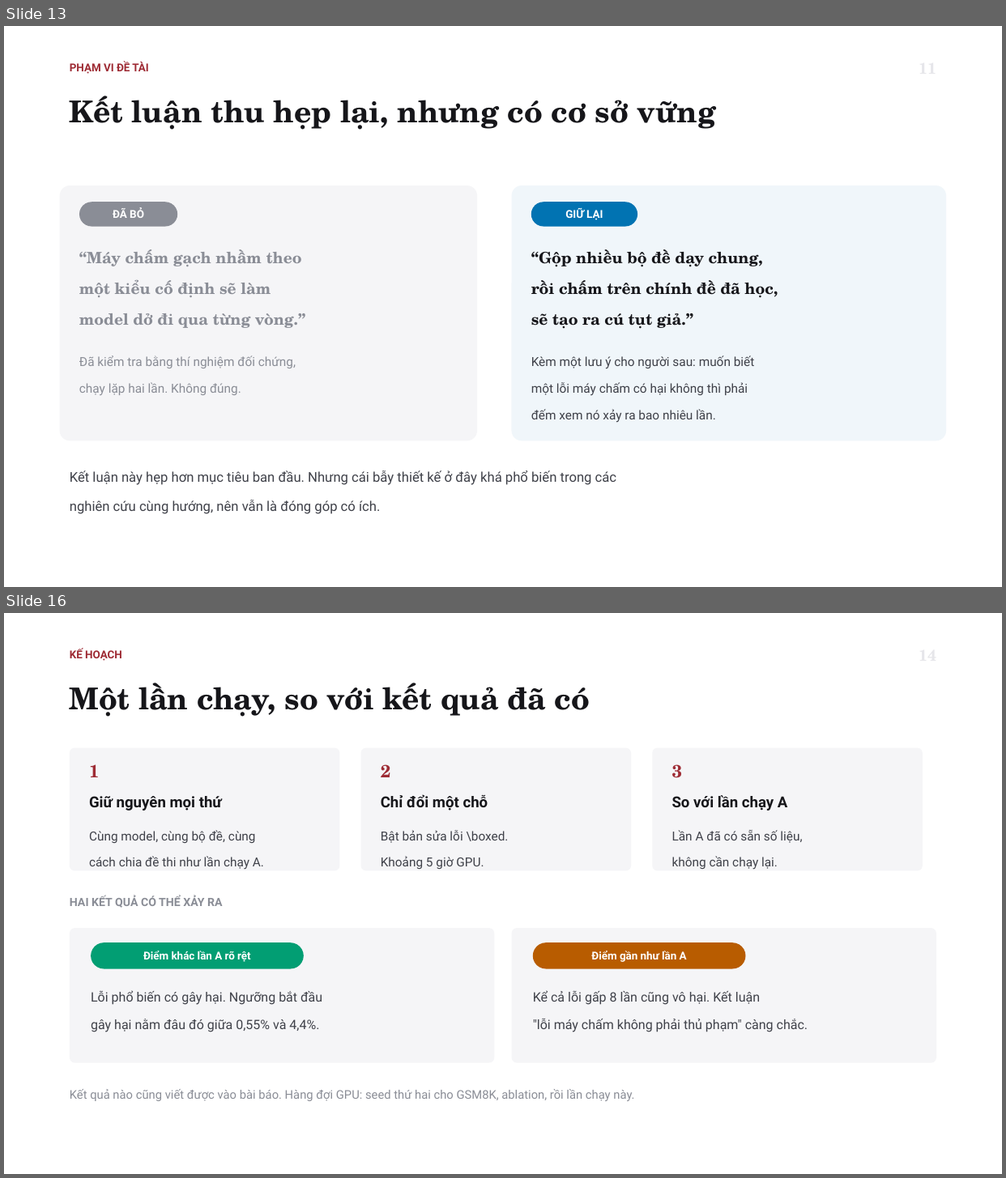
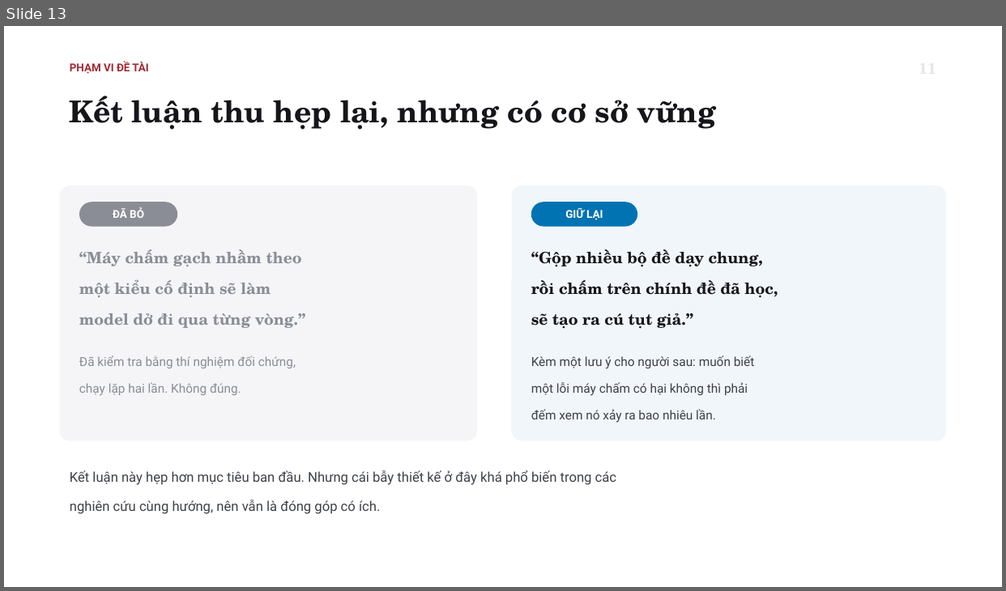
Before and after one commit to tsan2711/DACNTT_2026, a slide deck: BaoCaoTienDo_Tuan1-3_52300057_52300006.pptx. Shown one above the other, each under a label of ours: slides 13 and 16 before the commit, slide 13 after it; the slides between them are not shown. The pictures are 1006x1178 and 1006x591 pixels, drawn with LibreOffice and Linux fonts; fonts in the diff are those of the drawing. Boxes give left, top, right and bottom in pixels: in the first picture for what was removed or moved away, otherwise in the second. Text is boxed around its words. In the diff, an @@ line names an element or a change of style, - is before the commit and + after.

```diff
--- a/BaoCaoTienDo_Tuan1-3_52300057_52300006.pptx
+++ b/BaoCaoTienDo_Tuan1-3_52300057_52300006.pptx
@@ slide 16 removed at (4,613,1002,1174), background #FFFFFF @@
@@ text removed at (70,649,122,661) @@
-KẾ HOẠCH
@@ text removed at (70,683,590,717) @@
-Một lần chạy, so với kết quả đã có
@@ rounded rectangle removed at (70,747,340,871) @@
@@ rounded rectangle removed at (361,747,632,871) @@
@@ rounded rectangle removed at (652,747,923,871) @@
@@ text removed at (89,764,100,777) @@
-1
@@ text removed at (381,764,391,777) @@
-2
@@ text removed at (672,764,683,778) @@
-3
@@ text removed at (89,796,222,811) @@
-Giữ nguyên mọi thứ
@@ text removed at (381,794,488,811) @@
-Chỉ đổi một chỗ
@@ text removed at (672,795,788,811) @@
-So với lần chạy A
@@ text removed at (89,830,264,870) @@
-Cùng model, cùng bộ đề, cùng
-cách chia đề thi như lần chạy A.
@@ text removed at (381,830,509,869) @@
-Bật bản sửa lỗi \boxed.
-Khoảng 5 giờ GPU.
@@ text removed at (672,830,802,870) @@
-Lần A đã có sẵn số liệu,
-không cần chạy lại.
@@ text removed at (70,896,223,908) @@
-HAI KẾT QUẢ CÓ THỂ XẢY RA
@@ rounded rectangle removed at (70,928,495,1063) @@
@@ rounded rectangle removed at (512,928,937,1063) @@
@@ rounded rectangle removed at (91,943,304,969) @@
-Điểm khác lần A rõ rệt
@@ rounded rectangle removed at (533,943,745,969) @@
-Điểm gần như lần A
@@ text removed at (91,990,322,1033) @@
-Lỗi phổ biến có gây hại. Ngưỡng bắt đầu
-gây hại nằm đâu đó giữa 0,55% và 4,4%.
@@ text removed at (533,990,808,1033) @@
-Kể cả lỗi gấp 8 lần cũng vô hại. Kết luận
-"lỗi máy chấm không phải thủ phạm" càng chắc.
@@ text removed at (70,1089,634,1101) @@
-Kết quả nào cũng viết được vào bài báo. Hàng đợi GPU: seed thứ hai cho GSM8K, ablation, rồi lần chạy này.
```
Also in this commit, not shown: 4 slides changed, 2 slides added, 3 other slides removed, 4 other files.
